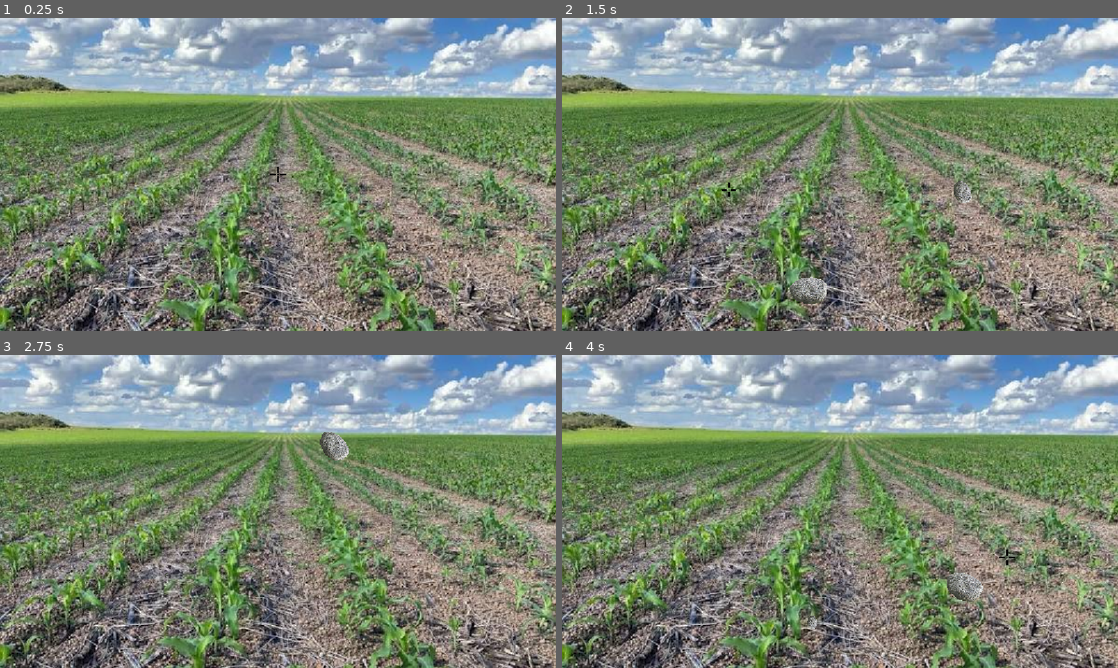
Above: before the commit, frames 1-4 (two rows, left to right).
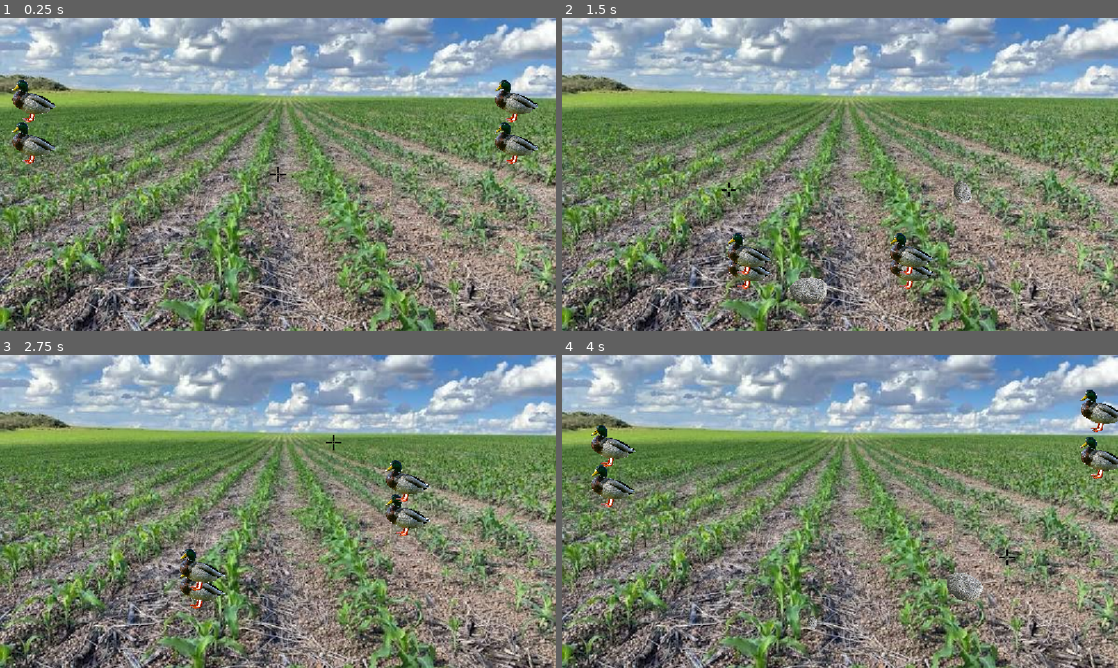
Above: after the commit, the same moments.

Repository: Alanderson-LS/Jogo-Tortarado
Game: Godot game, scene res://scenes/rockgunner.tscn
Same seed, same stepped clock (60 frames per second), same inputs: the game is played once before the commit and once after it.
Inputs (mouse positions are in pixels of both pictures, inside the frame that each line leads up to):
- Up to frame 1 (0.25 s): no input
- Up to frame 2 (1.5 s): move the mouse to (962, 158) at 0.52 s; click (962, 158) at 0.6 s; move the mouse to (728, 190) at 1.27 s; click (728, 190) at 1.35 s
- Up to frame 3 (2.75 s): move the mouse to (333, 442) at 2.02 s; click (333, 442) at 2.1 s
- Up to frame 4 (4 s): move the mouse to (812, 574) at 2.77 s; click (812, 574) at 2.85 s; move the mouse to (1006, 558) at 3.52 s; click (1006, 558) at 3.6 s

The runs differ from the first frame. In frame 1, 1.9% of the frame differs, in the area x 2-97%, y 19-47%; in frame 2, 1.5%; in frame 3, 2.1%, in the area x 29-78%, y 24-82%; in frame 4, 1.9%.

Commit message:
feat: combined scenes into rockgunner. added birds there and a simple hit system to make the birds flee

Diff:
--- a/scenes/crosshair.gd
+++ b/scenes/BirdScared.gd
@@ -1,11 +1,16 @@
-extends Sprite2D
+extends Area2D
 
+@onready var bird: Node2D = get_parent()
 
 # Called when the node enters the scene tree for the first time.
 func _ready() -> void:
 	pass # Replace with function body.
 
-
 # Called every frame. 'delta' is the elapsed time since the previous frame.
 func _process(delta: float) -> void:
-	position = position.lerp(get_global_mouse_position(), 10 * delta)
+	pass
+
+func _on_area_entered(area: Area2D) -> void:
+	if area.is_in_group("pedra"):
+		print("Colidiu com o objeto X!")
+		bird.sair()
--- a/scenes/CrosshairControl.gd
+++ b/scenes/CrosshairControl.gd
@@ -66,6 +66,13 @@
 
 	tween.tween_callback(projetil.queue_free)
 
+func _on_pedra_hit(alvo: Area2D, projetil: Control) -> void:
+	var bird = alvo.get_parent()
+	if bird.has_method("sair"):
+		bird.sair()
+	if is_instance_valid(projetil):
+		projetil.queue_free()
+
 func atirar():
 	print("ATIROU!")
 	var projetil = TextureRect.new()
@@ -83,6 +90,22 @@
 		size.x / 2 - projetil.size.x / 2,
 		size.y - projetil.size.y / 2
 	)
+
+	var area = Area2D.new()
+	area.collision_layer = 2  # camada da "pedra" (ajuste ao seu projeto)
+	area.collision_mask = 1   # detecta objetos na camada dos pássaros
+	area.add_to_group("pedra")
+
+	var shape = CollisionShape2D.new()
+	var circle = CircleShape2D.new()
+	circle.radius = projetil.size.x / 2  # raio aproximado da textura
+	shape.shape = circle
+	area.add_child(shape)
+
+	projetil.add_child(area)
+	area.area_entered.connect(_on_pedra_hit.bind(projetil))
+	# se o pássaro for CharacterBody2D/StaticBody2D em vez de Area2D, use:
+	# area.body_entered.connect(_on_pedra_hit.bind(projetil))
 
 	# Guarda onde o mouse estava quando clicou
 	var destino = get_viewport().get_mouse_position() - projetil.size / 2
--- a/scenes/bird.gd
+++ b/scenes/bird.gd
@@ -1,7 +1,7 @@
 extends Node2D
 
-var inicio = Vector2(0, 200)
-var comida = Vector2(550, 650)
+@export var inicio = Vector2(0, 200)
+@export var comida = Vector2(550, 650)
 # Called when the node enters the scene tree for the first time.
 func _ready() -> void:
 	entrar()
--- a/scenes/bird.tscn
+++ b/scenes/bird.tscn
@@ -1,17 +1,22 @@
 [gd_scene format=3 uid="uid://bu6fqr8rc3dd0"]
 
 [ext_resource type="Script" uid="uid://d1pypjuq5teh8" path="res://scenes/bird.gd" id="1_kqhkv"]
-[ext_resource type="Texture2D" uid="uid://cpvsqarvluq5" path="res://icon.svg" id="2_3po83"]
+[ext_resource type="Texture2D" uid="uid://bke4842ay2cwn" path="res://duck.png" id="2_3po83"]
+[ext_resource type="Script" uid="uid://410lp8vf3m00" path="res://scenes/BirdScared.gd" id="2_hq4t0"]
 
 [sub_resource type="RectangleShape2D" id="RectangleShape2D_8w0r3"]
+size = Vector2(91, 59)
 
 [node name="Bird" type="Node2D" unique_id=2114002433]
 script = ExtResource("1_kqhkv")
 
 [node name="Area2D" type="Area2D" parent="." unique_id=860513247]
+script = ExtResource("2_hq4t0")
 
 [node name="CollisionShape2D" type="CollisionShape2D" parent="Area2D" unique_id=2082963282]
+position = Vector2(-0.5, -1.5)
 shape = SubResource("RectangleShape2D_8w0r3")
 
 [node name="Sprite2D" type="Sprite2D" parent="." unique_id=42583279]
+scale = Vector2(0.05, 0.05)
 texture = ExtResource("2_3po83")
--- a/scenes/rockgunner.tscn
+++ b/scenes/rockgunner.tscn
@@ -3,6 +3,7 @@
 [ext_resource type="Texture2D" uid="uid://dmc4phgn7xcc1" path="res://images.jpeg" id="1_fhryg"]
 [ext_resource type="Script" uid="uid://c8opbxjoe5r0h" path="res://scenes/CrosshairControl.gd" id="2_6rwqx"]
 [ext_resource type="Texture2D" uid="uid://bj1xswfvf5rxo" path="res://1545215.png" id="3_7qcu2"]
+[ext_resource type="PackedScene" uid="uid://c5b8bldts5nyg" path="res://scenes/ScareBirds.tscn" id="4_6rwqx"]
 
 [node name="Node2D" type="Node2D" unique_id=638693664]
 
@@ -33,3 +34,5 @@
 texture = ExtResource("3_7qcu2")
 expand_mode = 1
 stretch_mode = 5
+
+[node name="BirdController" parent="." unique_id=647248361 instance=ExtResource("4_6rwqx")]
Binary file added: duck.png
Not shown, added: duck.png.import
Not shown, added: scenes/BirdScared.gd.uid
Not shown, removed: scenes/crosshair.gd.uid
